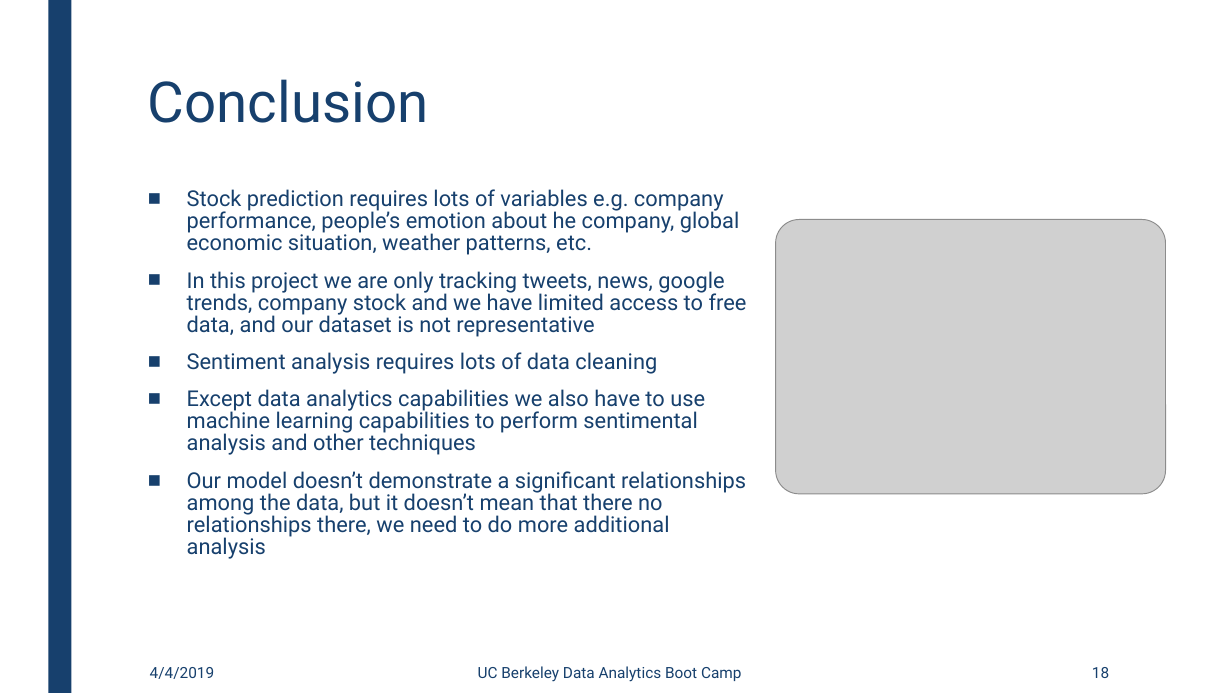
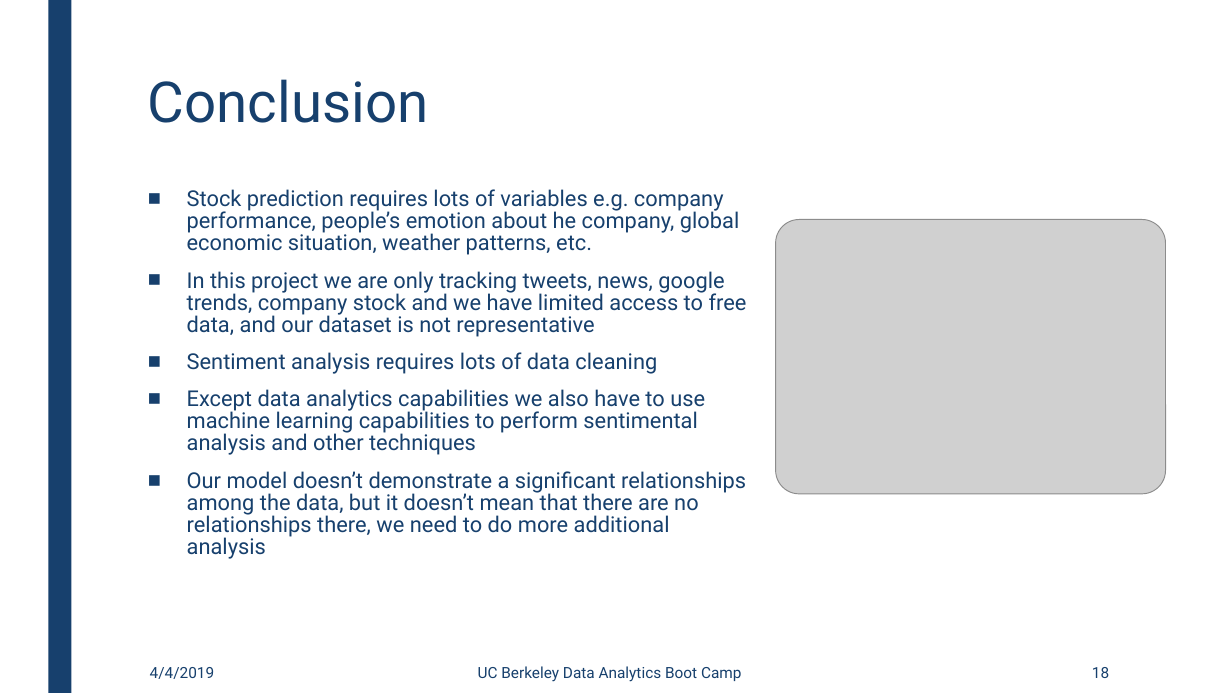
Before and after one commit to gaurav14111/Company-Stocks-vs-Internet-presence, a slide deck: slide 18 of Presentation/Presentation v5.pptx. Drawn at 1232x693 pixels with LibreOffice and Linux fonts; fonts in the diff are those of the drawing; grey boxes stand for pictures. Boxes give left, top, right and bottom in pixels: in the first picture for what was removed or moved away, otherwise in the second. Text is boxed around its words. In the diff, an @@ line names an element or a change of style, - is before the commit and + after.

Commit message:
Presentation corrected

```diff
--- a/Presentation/Presentation v5.pptx
+++ b/Presentation/Presentation v5.pptx
@@ text at box(187, 471, 746, 559): text changed @@
-■ Our model doesn’t demonstrate a significant relationships among the data, but it doesn’t mean that there no relationships there, we need to do more additional analysis
+■ Our model doesn’t demonstrate a significant relationships among the data, but it doesn’t mean that there are no relationships there, we need to do more additional analysis
```
